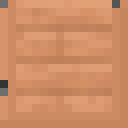
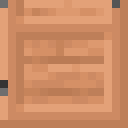
Before/after of a 128x128 layered artwork. What changed in the layer stack:
renamed "Pasted Layer" to "maple_planks.png", painted on it over [0, 0, 128, 128]
